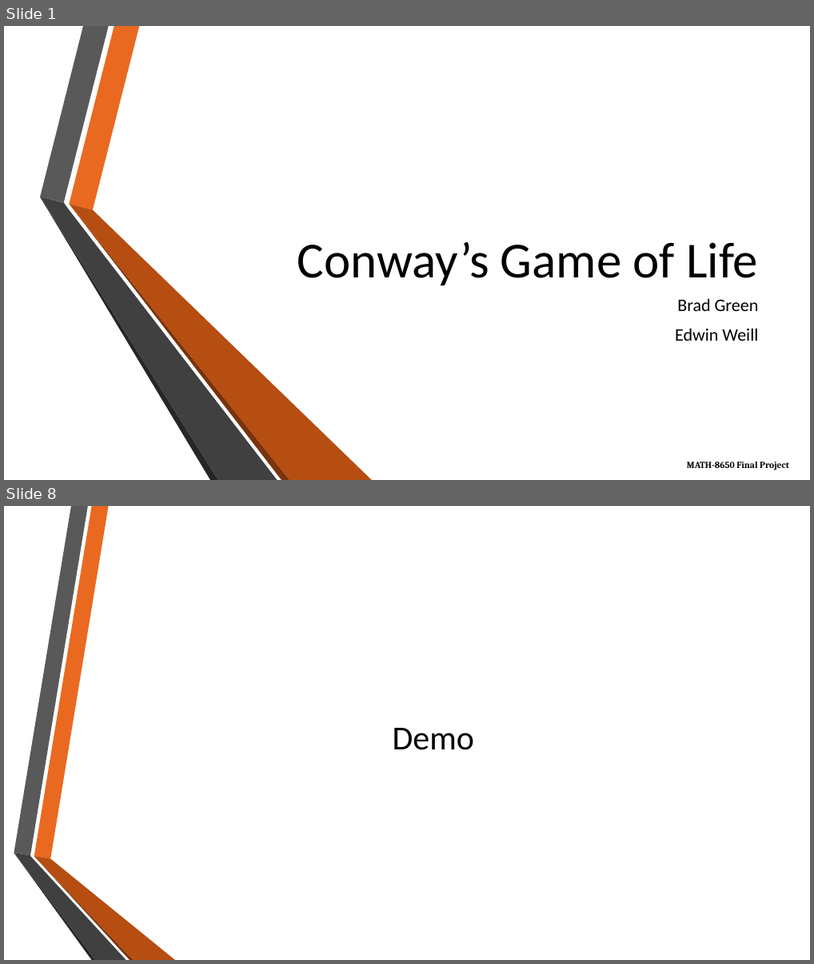
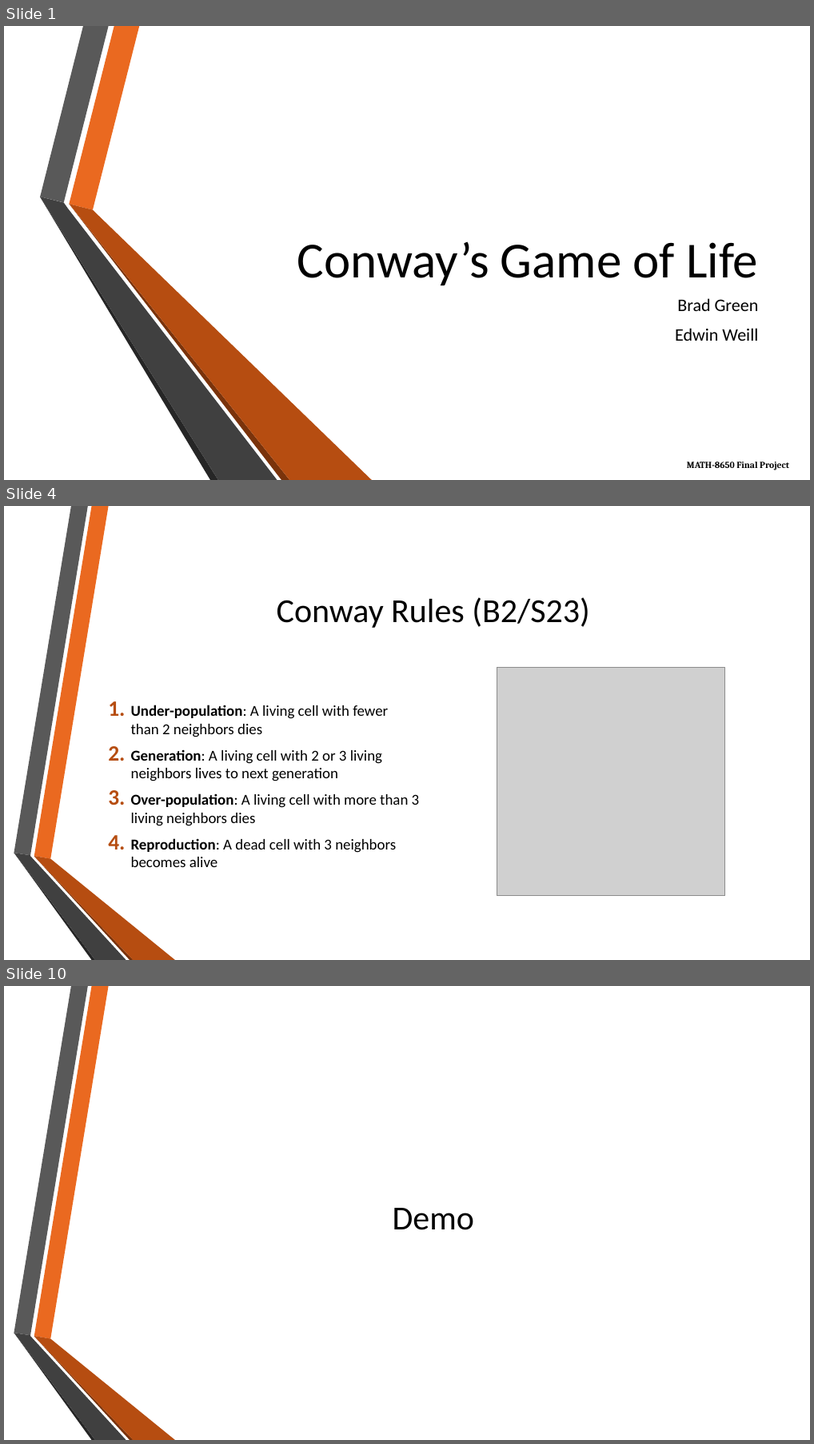
Before and after one commit to eweill/ConwayGameOfLife, a slide deck: presentation/ConwayGameOfLife.pptx. Shown one above the other, each under a label of ours: slides 1 and 8 before the commit, slides 1, 4 and 10 after it; the slides between them are not shown. The pictures are 814x964 and 814x1444 pixels, drawn with LibreOffice and Linux fonts; fonts in the diff are those of the drawing; grey boxes stand for pictures; background and template pictures are left out. Boxes give left, top, right and bottom in pixels: in the first picture for what was removed or moved away, otherwise in the second. Text is boxed around its words. In the diff, an @@ line names an element or a change of style, - is before the commit and + after.

```diff
--- a/presentation/ConwayGameOfLife.pptx
+++ b/presentation/ConwayGameOfLife.pptx
@@ slide 4 added at <box>4,506,810,960</box>, background picture (left out); not listed: 6 template elements that a slide beside it also shows @@
@@ title added at <box>277,597,590,628</box>, 40 pt, text #000000 @@
+Conway Rules (B2/S23)
@@ picture added at <box>498,668,726,896</box> @@
@@ text added at <box>131,704,420,867</box>, 18 pt, text #000000 @@
+1. Under-population: A living cell with fewer than 2 neighbors dies
+2. Generation: A living cell with 2 or 3 living neighbors lives to next generation
+3. Over-population: A living cell with more than 3 living neighbors dies
+4. Reproduction: A dead cell with 3 neighbors becomes alive
@@ what was slide 8 is now slide 10 @@
```
Also in this commit, not shown: 3 slides changed, 4 other slides added, 3 slides removed, 6 other files.
